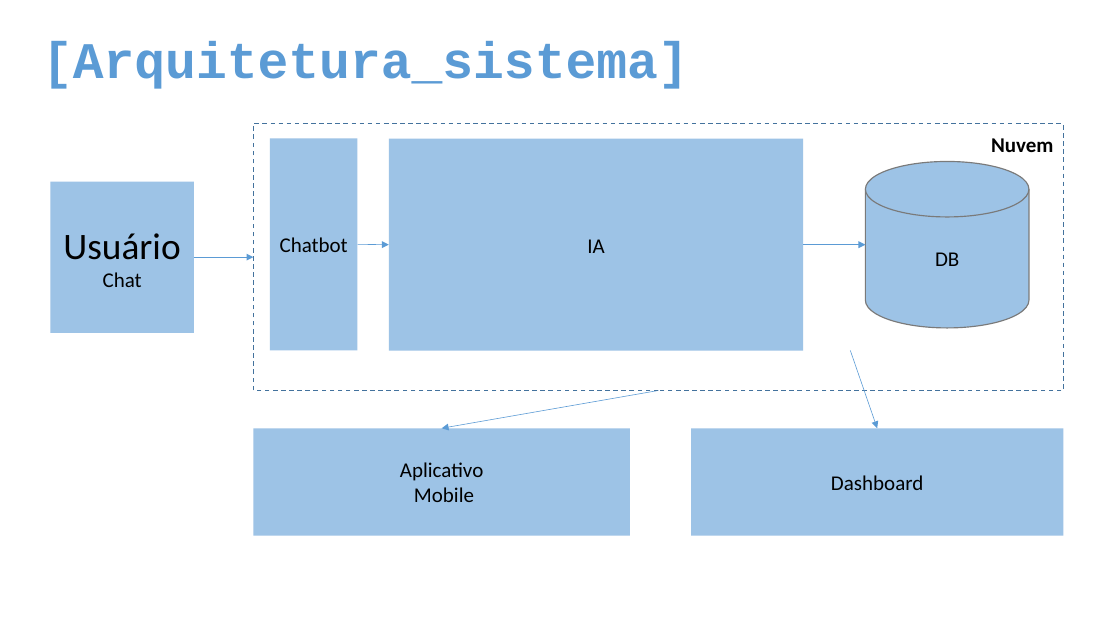
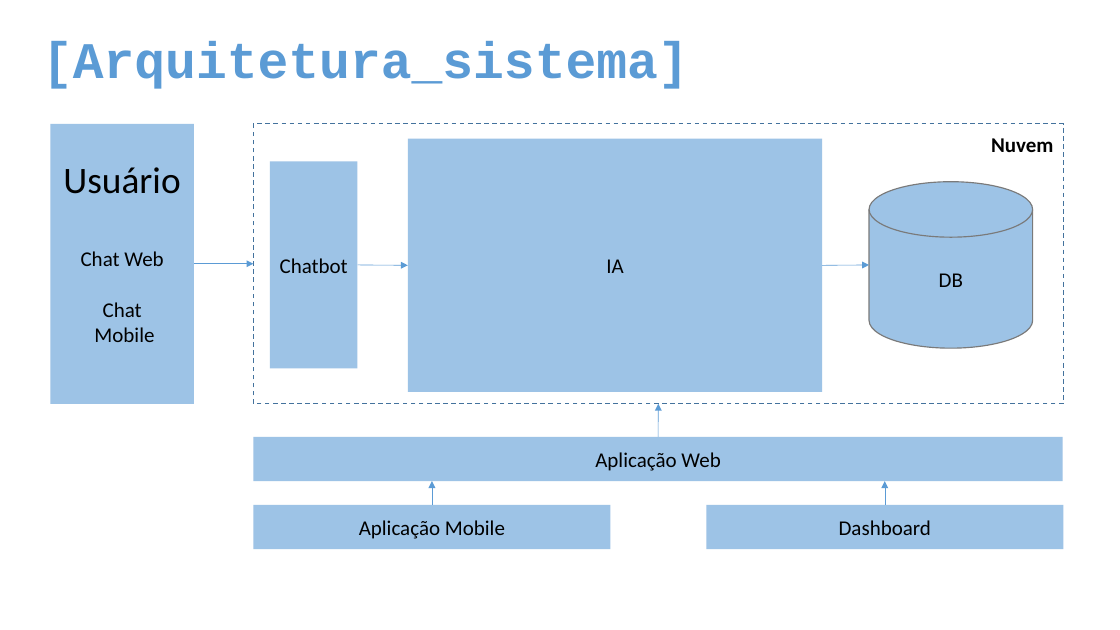
Before and after one commit to csportore-iot-senai/hackathon-febweb, a slide deck: slide 3 of ava-g4-hackathon-2.0.pptx. Drawn at 1120x630 pixels with LibreOffice and Linux fonts; fonts in the diff are those of the drawing; background and template pictures are left out. Boxes give left, top, right and bottom in pixels: in the first picture for what was removed or moved away, otherwise in the second. Text is boxed around its words. In the diff, an @@ line names an element or a change of style, - is before the commit and + after.

```diff
--- a/ava-g4-hackathon-2.0.pptx
+++ b/ava-g4-hackathon-2.0.pptx
@@ rectangle "Usuário": place and size @@
-rectangle "Usuário" at <box>50,181,194,333</box>
+rectangle "Usuário" at <box>50,124,194,403</box>
@@ rectangle: place and size @@
-rectangle at <box>254,124,1064,391</box>
+rectangle at <box>254,124,1064,403</box>
@@ rectangle "IA": place and size @@
-rectangle "IA" at <box>389,139,803,350</box>
+rectangle "IA" at <box>408,139,823,392</box>
@@ rectangle "Chatbot": place and size @@
-rectangle "Chatbot" at <box>270,139,357,350</box>
+rectangle "Chatbot" at <box>270,161,357,368</box>
@@ cylinder "DB": place and size @@
-cylinder "DB" at <box>865,161,1029,328</box>
+cylinder "DB" at <box>870,181,1033,348</box>
@@ text in rectangle at <box>81,251,163,266</box>: paragraph added @@
+Chat Web
@@ arrow moved from (194, 257) - (254, 257) to (194, 264) - (254, 264) @@
@@ arrow moved from (358, 245) - (389, 245) to (358, 265) - (408, 266) @@
@@ arrow moved from (803, 245) - (865, 245) to (823, 266) - (870, 265) @@
@@ text in rectangle at <box>94,327,154,342</box>: paragraph added @@
+Mobile
@@ arrow removed from (850, 350) to (877, 429) @@
@@ arrow removed from (659, 391) to (442, 429) @@
@@ arrow added from (658, 437) to (659, 404), #5B9BD5 0.5 pt @@
@@ rectangle added at <box>254,437,1063,481</box>, fill #9DC3E6, 18 pt, text #000000 @@
+Aplicação Web
@@ rectangle "Aplicação Mobile": place and size @@
-rectangle "Aplicação Mobile" at <box>254,429,630,536</box>
+rectangle "Aplicação Mobile" at <box>254,505,611,549</box>
@@ arrow added from (432, 505) to (432, 481), #5B9BD5 0.5 pt @@
@@ rectangle "Dashboard": place and size @@
-rectangle "Dashboard" at <box>691,429,1064,536</box>
+rectangle "Dashboard" at <box>707,505,1064,549</box>
@@ arrow added from (885, 505) to (885, 481), #5B9BD5 0.5 pt @@
@@ text in rectangle at <box>359,520,505,539</box>: text changed @@
-Aplicativo
-Mobile
+Aplicação Mobile
```
Also in this commit, not shown: 6 slides added, 7 slides removed.
